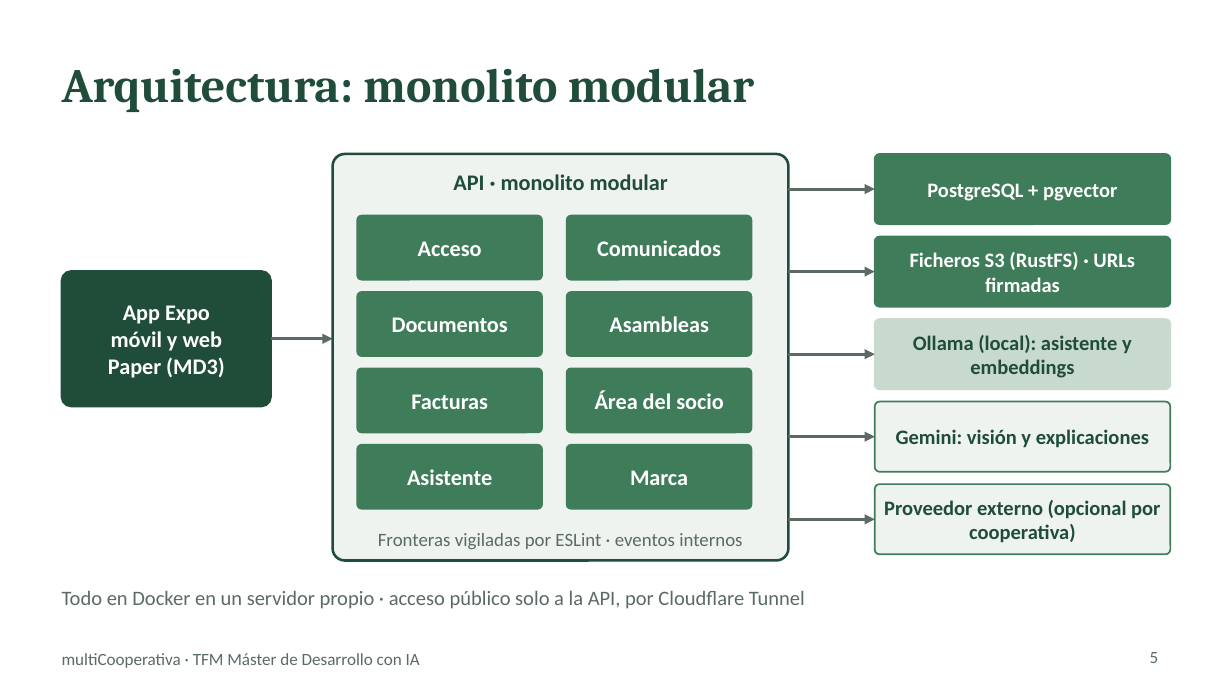
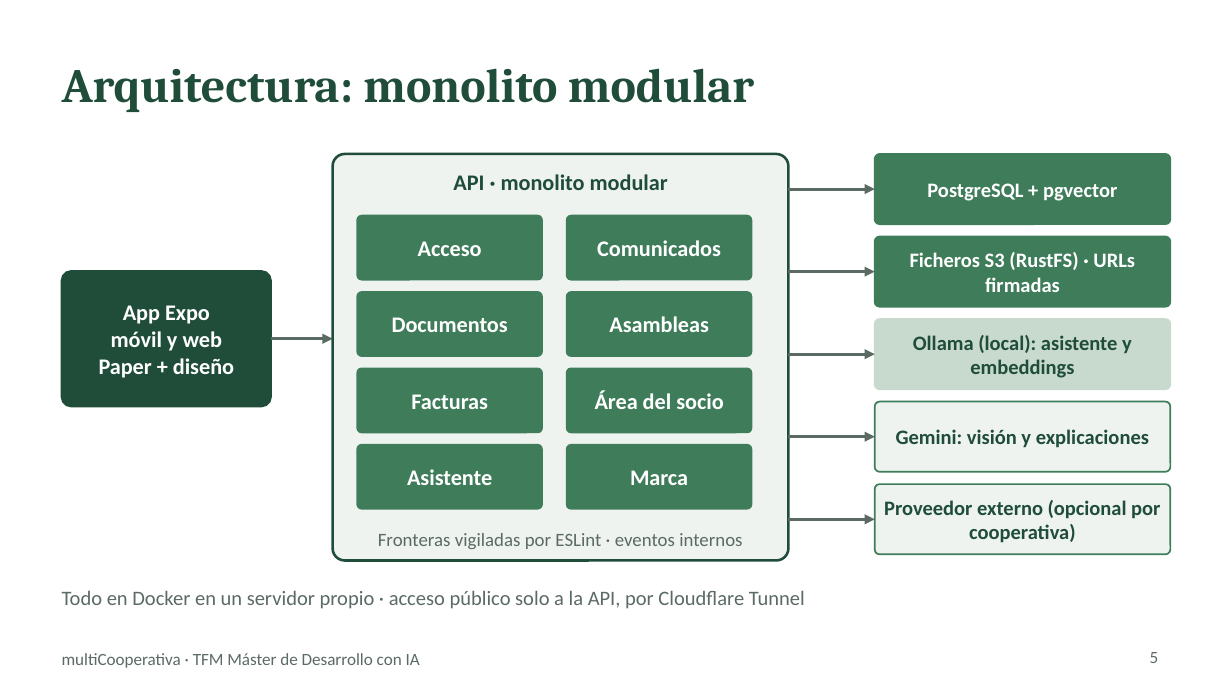
Before and after one commit to chaparro2001/multiCooperativa, a slide deck: slide 5 of docs/slides/multicooperativa-tfm.pptx. Drawn at 1232x693 pixels with LibreOffice and Linux fonts; fonts in the diff are those of the drawing. Boxes give left, top, right and bottom in pixels: in the first picture for what was removed or moved away, otherwise in the second. Text is boxed around its words. In the diff, an @@ line names an element or a change of style, - is before the commit and + after.

```diff
--- a/docs/slides/multicooperativa-tfm.pptx
+++ b/docs/slides/multicooperativa-tfm.pptx
@@ text at [99,358,234,378]: text changed @@
-Paper (MD3)
+Paper + diseño
```
Also in this commit, not shown: 6 other slides changed, 1 slide added, 2 other files.
